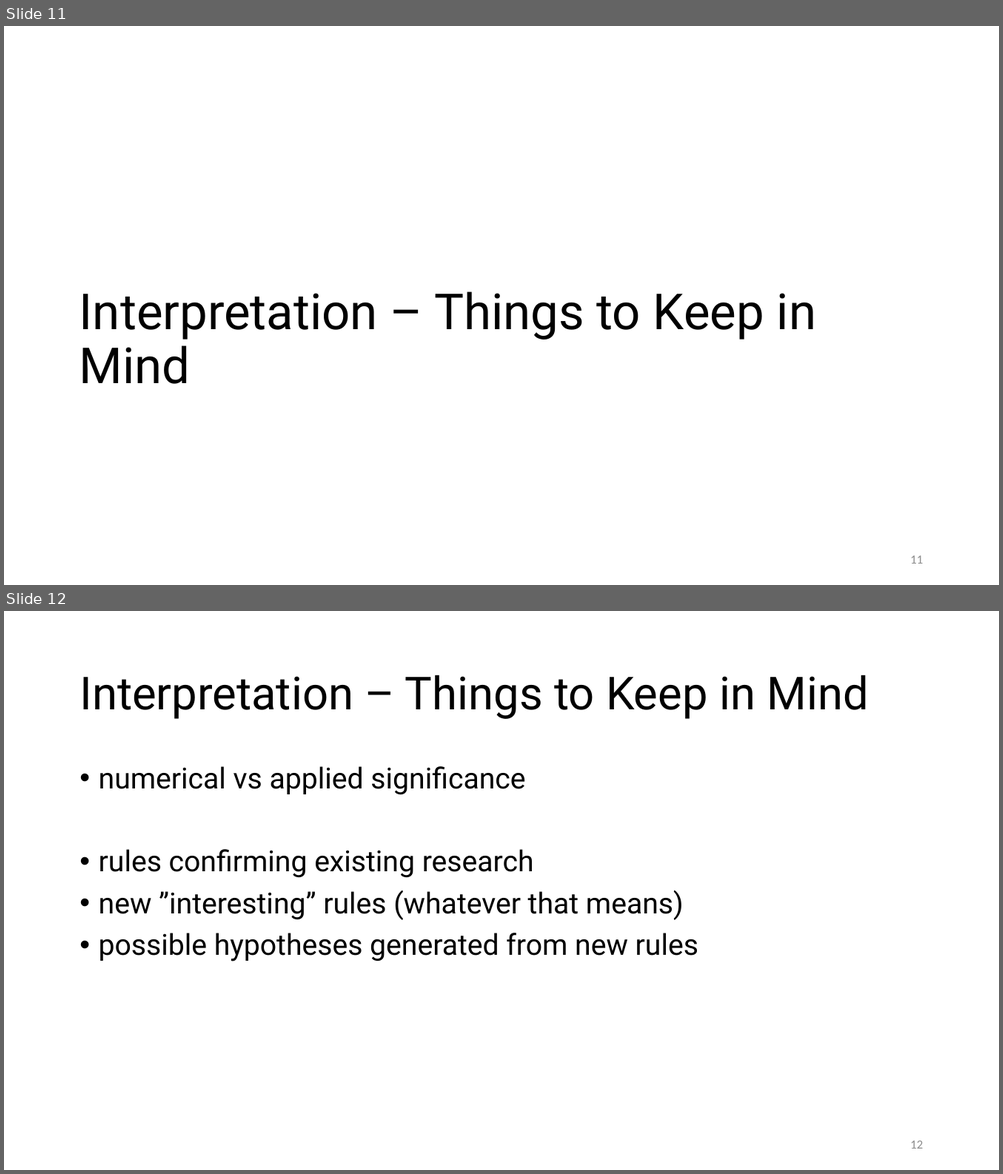
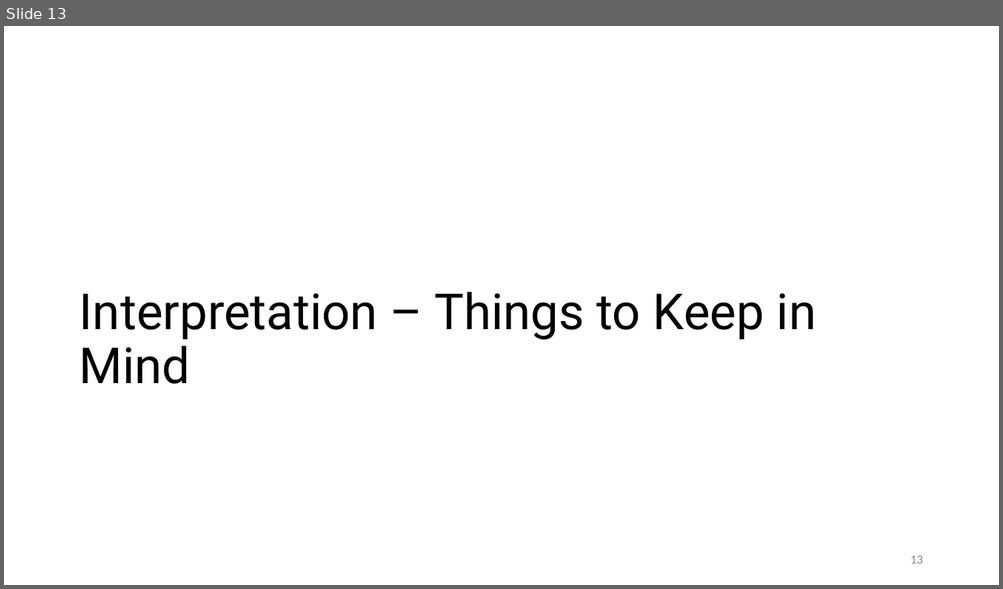
Before and after one commit to prestoaghitato/BA_thesis, a slide deck: tex/beamer_dummy.pptx. Shown one above the other, each under a label of ours: slides 11 and 12 before the commit, slide 13 after it. The pictures are 1003x1174 and 1003x589 pixels, drawn with LibreOffice and Linux fonts; fonts in the diff are those of the drawing. Boxes give left, top, right and bottom in pixels: in the first picture for what was removed or moved away, otherwise in the second. Text is boxed around its words. In the diff, an @@ line names an element or a change of style, - is before the commit and + after.

```diff
--- a/tex/beamer_dummy.pptx
+++ b/tex/beamer_dummy.pptx
@@ slide 12 removed at [4,611,999,1170], background #FFFFFF @@
@@ title removed at [79,675,868,719] @@
-Interpretation – Things to Keep in Mind
@@ text removed at [99,766,698,962] @@
-• numerical vs applied significance
-• rules confirming existing research
-• new ”interesting” rules (whatever that means)
-• possible hypotheses generated from new rules
@@ page number removed at [910,1141,922,1149] @@
-12
@@ what was slide 11 is now slide 13 @@
@@ page number at [910,556,922,564]: text changed @@
-11
+13
```
Also in this commit, not shown: 3 slides changed, 4 slides added, 1 other slide removed, 17 other files.
